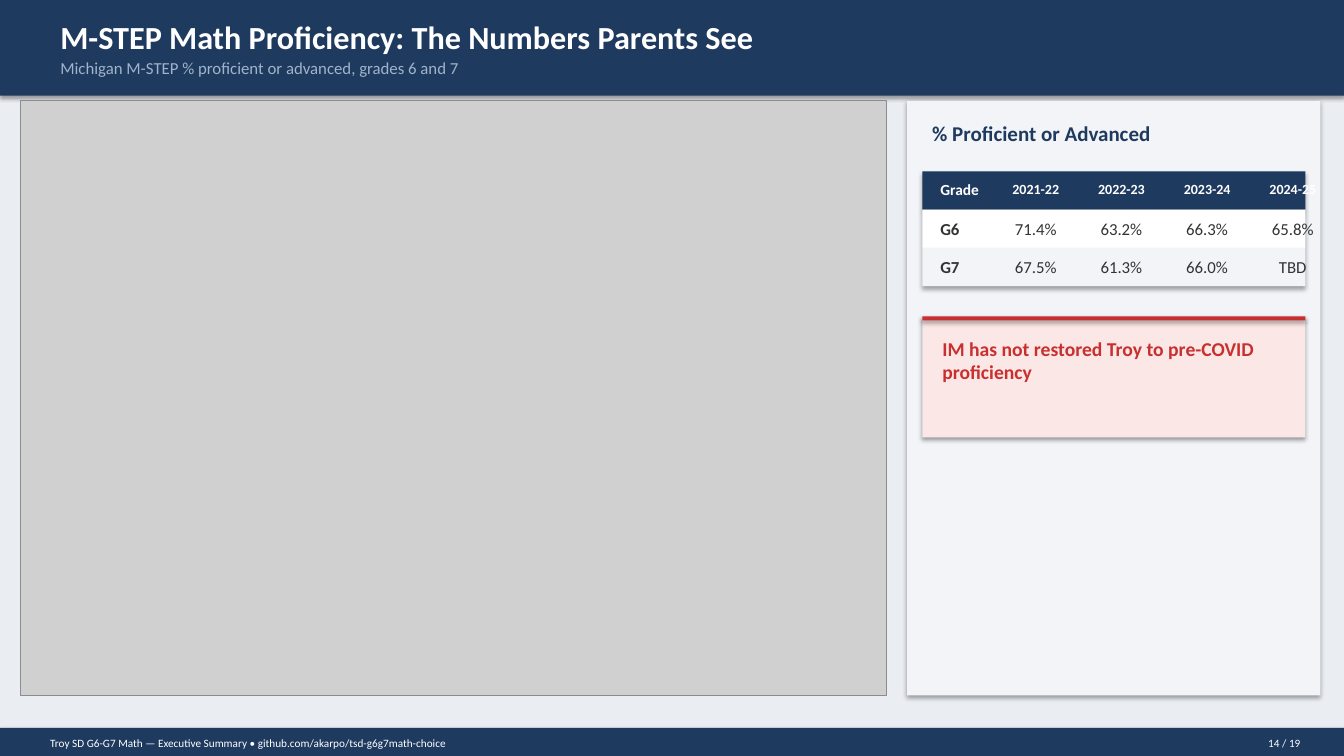
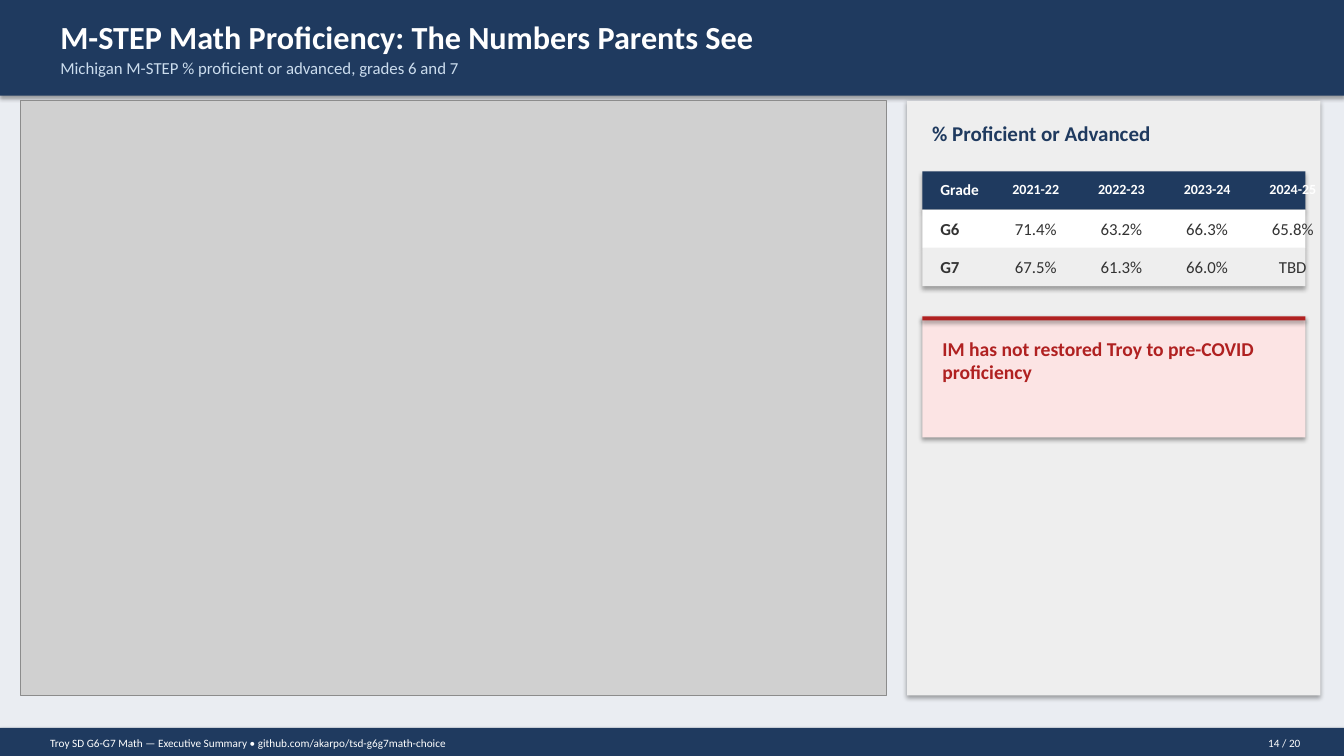
Before and after one commit to akarpo/tsd-g6g7math-choice, a slide deck: slide 14 of deck/Troy_G6G7_Math_Executive_Summary.pptx. Drawn at 1344x756 pixels with LibreOffice and Linux fonts; fonts in the diff are those of the drawing; grey boxes stand for pictures. Boxes give left, top, right and bottom in pixels: in the first picture for what was removed or moved away, otherwise in the second. Text is boxed around its words. In the diff, an @@ line names an element or a change of style, - is before the commit and + after.

```diff
--- a/deck/Troy_G6G7_Math_Executive_Summary.pptx
+++ b/deck/Troy_G6G7_Math_Executive_Summary.pptx
@@ text "Michigan M-STEP % proficient or ..." at box(60, 62, 458, 77): text colour #A0B4CC to #CCDDEE @@
@@ rectangle at box(907, 101, 1321, 696): fill #F2F4F7 to #EEEEEE @@
@@ rectangle at box(923, 317, 1306, 438): fill #FBE7E6 to #FCE4E4 @@
@@ rectangle at box(923, 317, 1306, 321): fill #C8302F to #B02121 @@
@@ text "IM has not restored Troy ..." at box(942, 342, 1254, 382): text colour #C8302F to #B02121 @@
@@ text at box(1268, 739, 1300, 747): text changed @@
-14 / 19
+14 / 20
```
Also in this commit, not shown: 18 other slides changed, 1 slide added, 37 other files.
